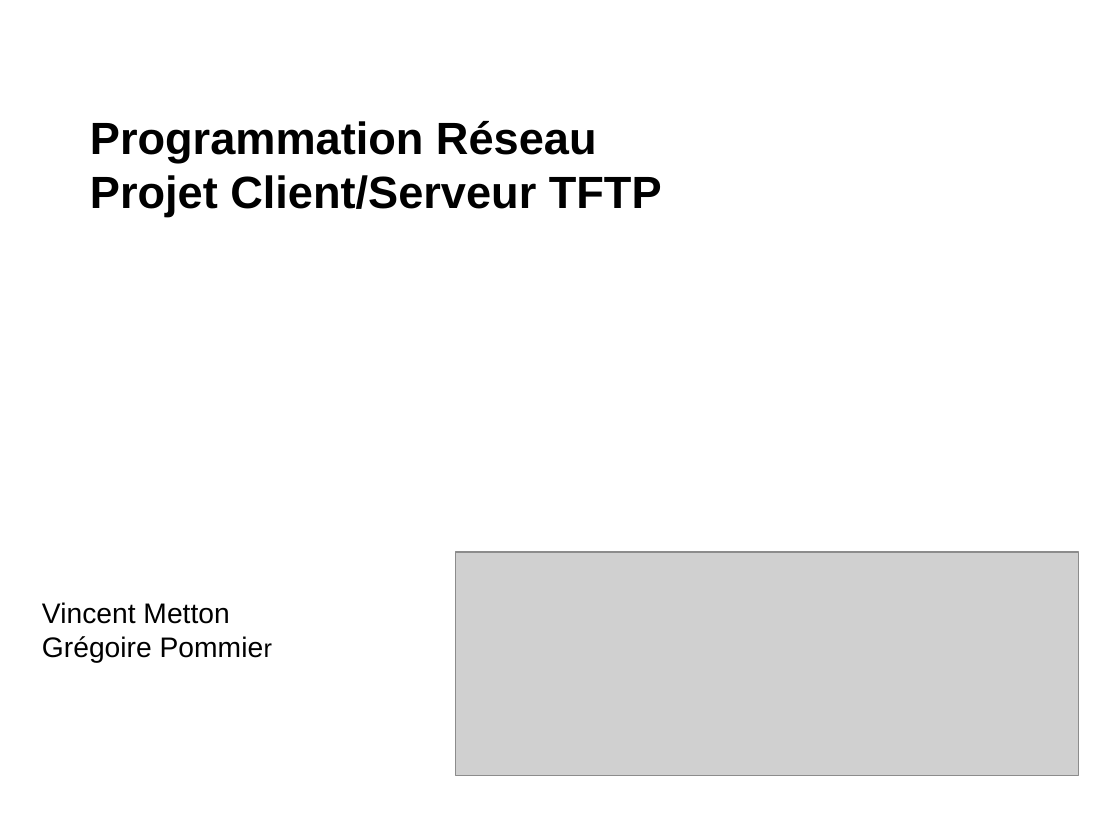
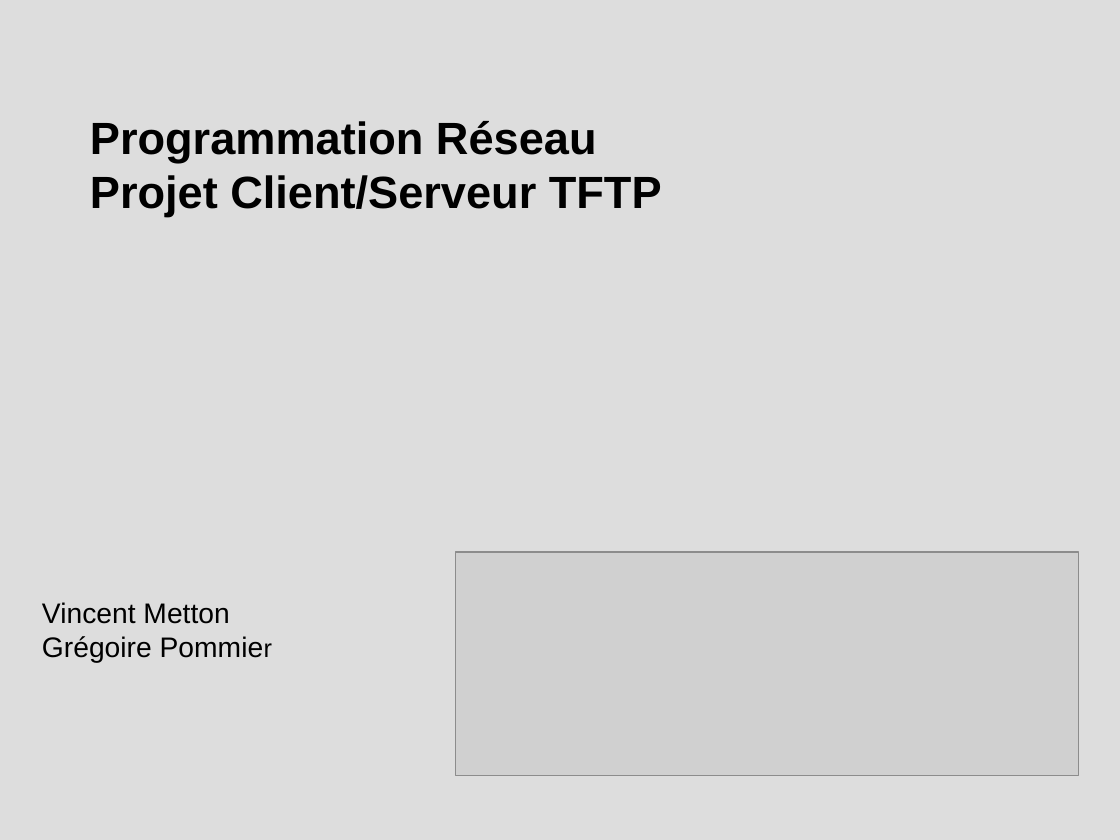
Before and after one commit to DaVinciLord/tftp, a slide deck: slide 1 of presentation.odp. Drawn at 1120x840 pixels with LibreOffice and Linux fonts; fonts in the diff are those of the drawing; grey boxes stand for pictures. Boxes give left, top, right and bottom in pixels: in the first picture for what was removed or moved away, otherwise in the second. Text is boxed around its words. In the diff, an @@ line names an element or a change of style, - is before the commit and + after.

```diff
--- a/presentation.odp
+++ b/presentation.odp
@@ background #FFFFFF to #DDDDDD @@
```
Also in this commit, not shown: 5 slides added, 4 slides removed, 12 other files.
